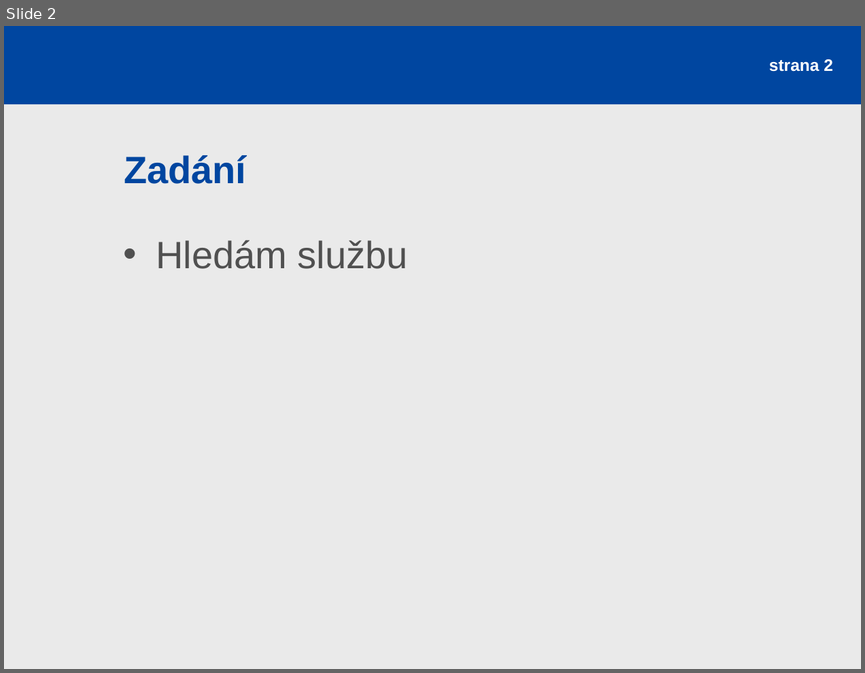
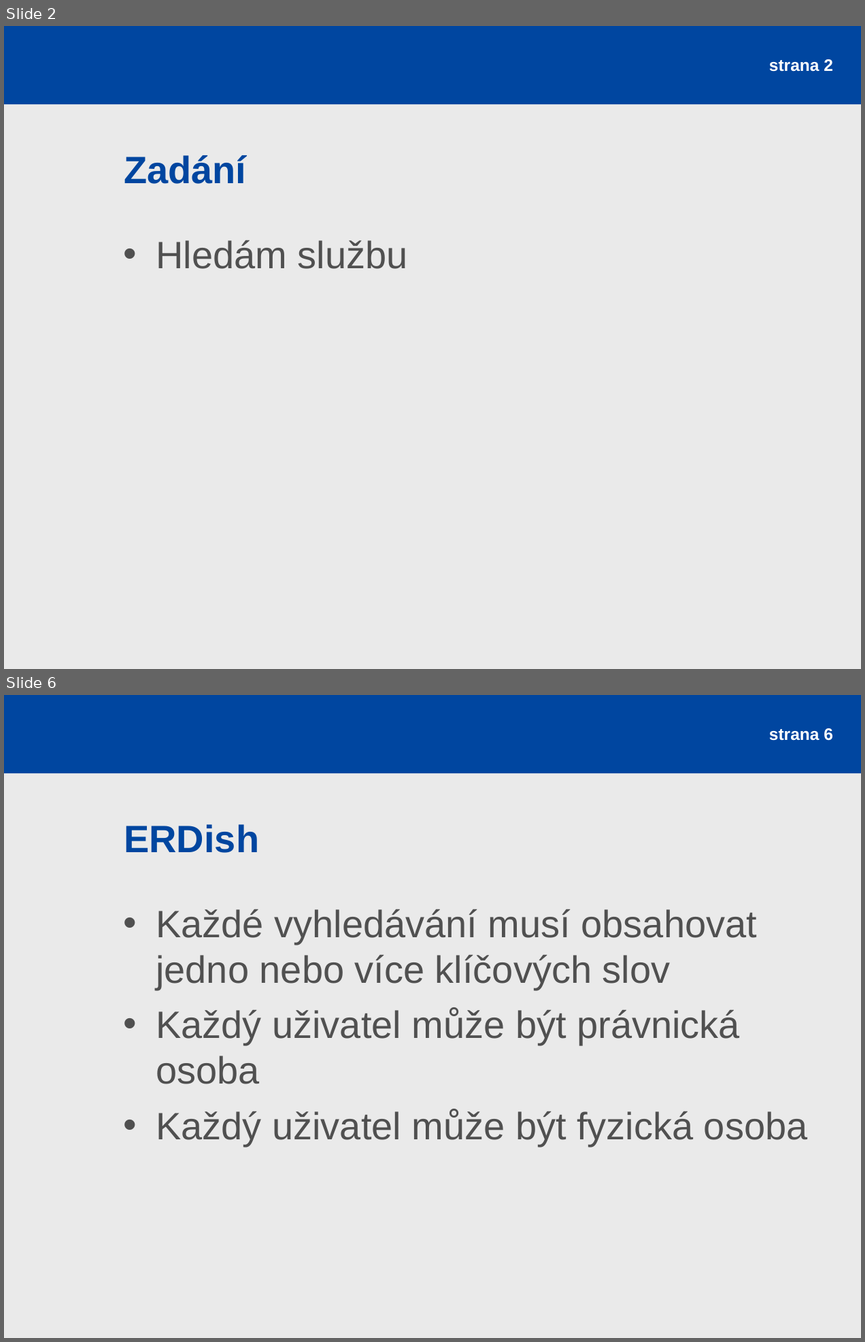
Before and after one commit to rajzik/databaze, a slide deck: prezentace.ppt. Shown one above the other, each under a label of ours: slide 2 before the commit, slides 2 and 6 after it; the slides between them are not shown. The pictures are 865x673 and 865x1342 pixels, drawn with LibreOffice and Linux fonts; fonts in the diff are those of the drawing. Boxes give left, top, right and bottom in pixels: in the first picture for what was removed or moved away, otherwise in the second. Text is boxed around its words. In the diff, an @@ line names an element or a change of style, - is before the commit and + after.

```diff
--- a/prezentace.ppt
+++ b/prezentace.ppt
@@ slide 6 added at (4,695,861,1338), background #EAEAEA; not listed: 1 template element that a slide beside it also shows @@
@@ page number added at (769,728,833,741), 14 pt, text #FFFFFF, bold @@
+strana 6
@@ title added at (124,824,259,853), 32 pt, text #0046A0, bold @@
+ERDish
@@ text added at (156,909,808,1146), 32 pt, text #505050 @@
+• Každé vyhledávání musí obsahovat jedno nebo více klíčových slov
+• Každý uživatel může být právnická osoba
+• Každý uživatel může být fyzická osoba
```
Also in this commit, not shown: 2 slides changed, 7 other slides added, 2 slides removed, 9 other files.
